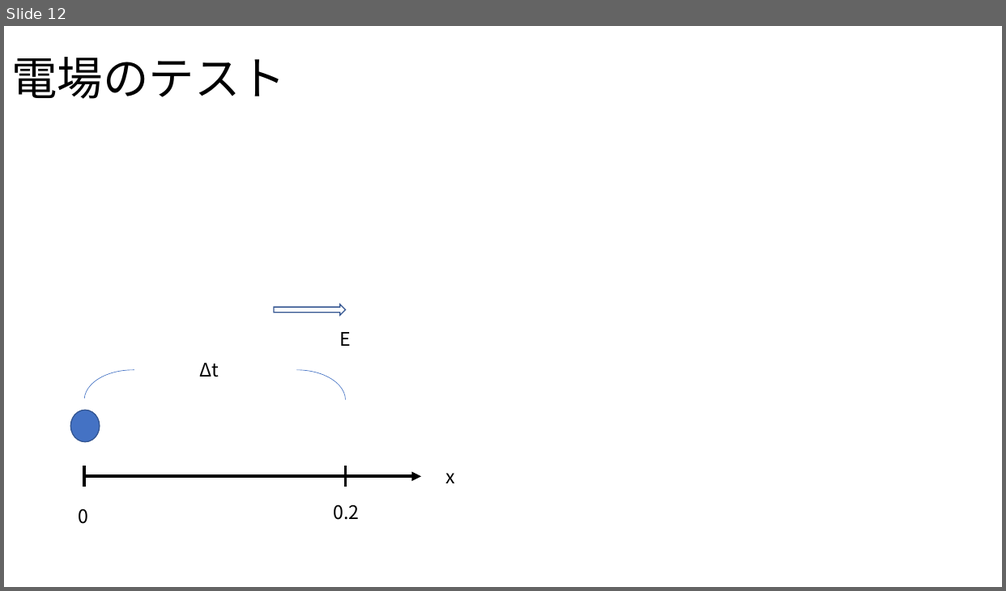
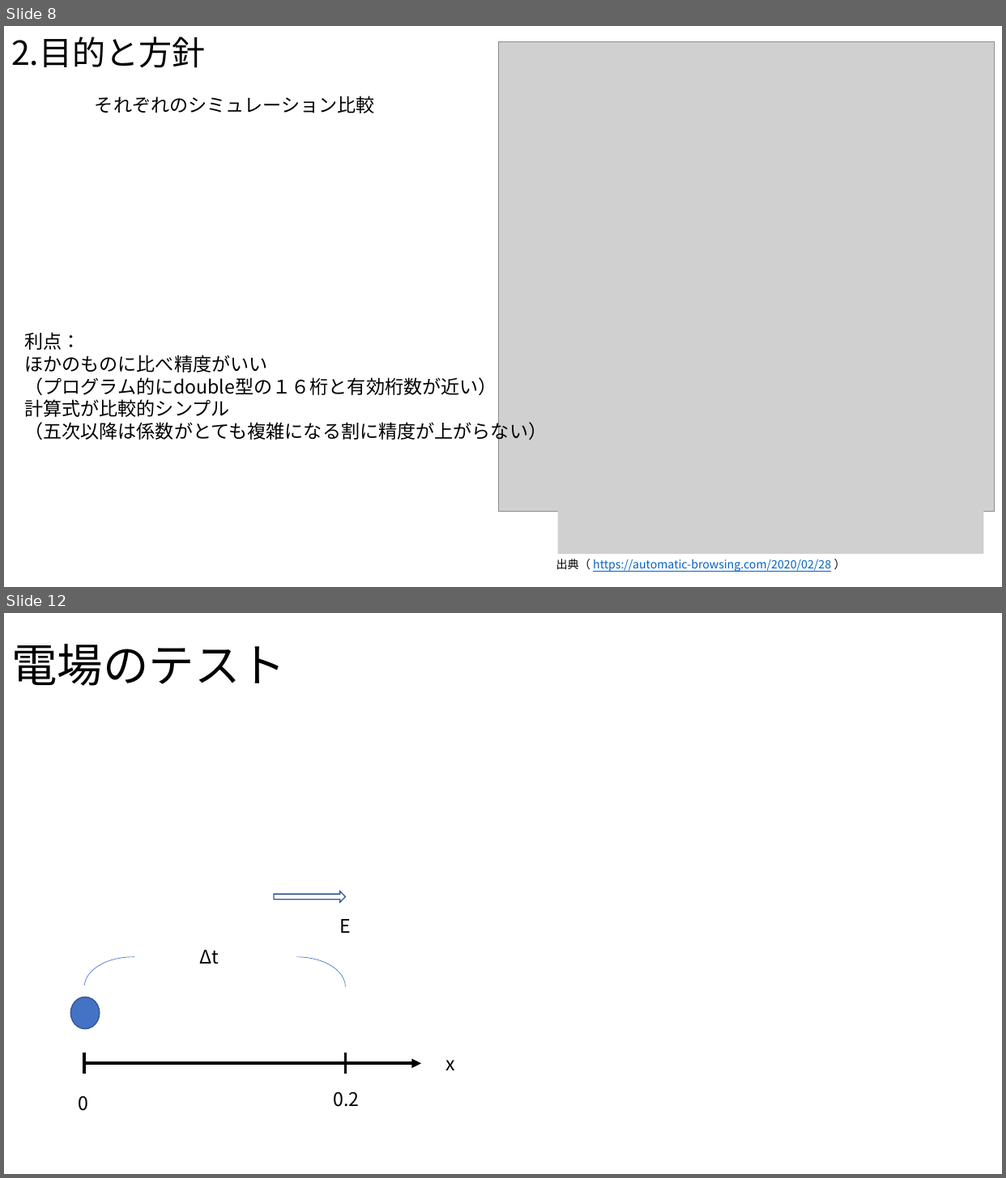
Before and after one commit to Takeuchi-yuya/Ksimulation, a slide deck: docs/中間発表.pptx. Shown one above the other, each under a label of ours: slide 12 before the commit, slides 8 and 12 after it; the slides between them are not shown. The pictures are 1006x591 and 1006x1178 pixels, drawn with LibreOffice and Linux fonts; fonts in the diff are those of the drawing; grey boxes stand for pictures. Boxes give left, top, right and bottom in pixels: in the first picture for what was removed or moved away, otherwise in the second. Text is boxed around its words. In the diff, an @@ line names an element or a change of style, - is before the commit and + after.

```diff
--- a/docs/中間発表.pptx
+++ b/docs/中間発表.pptx
@@ slide 8 added at (x1=4, y1=26, x2=1002, y2=587), background #FFFFFF @@
@@ text added at (x1=11, y1=37, x2=206, y2=68), 32 pt, text #000000 @@
+2.目的と方針
@@ picture added at (x1=499, y1=41, x2=995, y2=512) @@
@@ text added at (x1=95, y1=96, x2=375, y2=113), 18 pt, text #000000 @@
+それぞれのシミュレーション比較
@@ text added at (x1=24, y1=332, x2=547, y2=443), 18 pt, text #000000 @@
+利点：
+ほかのものに比べ精度がいい
+（プログラム的にdouble型の１６桁と有効桁数が近い）
+計算式が比較的シンプル
+（五次以降は係数がとても複雑になる割に精度が上がらない）
@@ picture added at (x1=558, y1=500, x2=984, y2=555) @@
@@ text added at (x1=556, y1=559, x2=831, y2=572), 11 pt, text #0563C1, underline @@
+出典（ https://automatic-browsing.com/2020/02/28 ）
```
Also in this commit, not shown: 6 slides changed, 4 other slides added, 5 slides removed.
